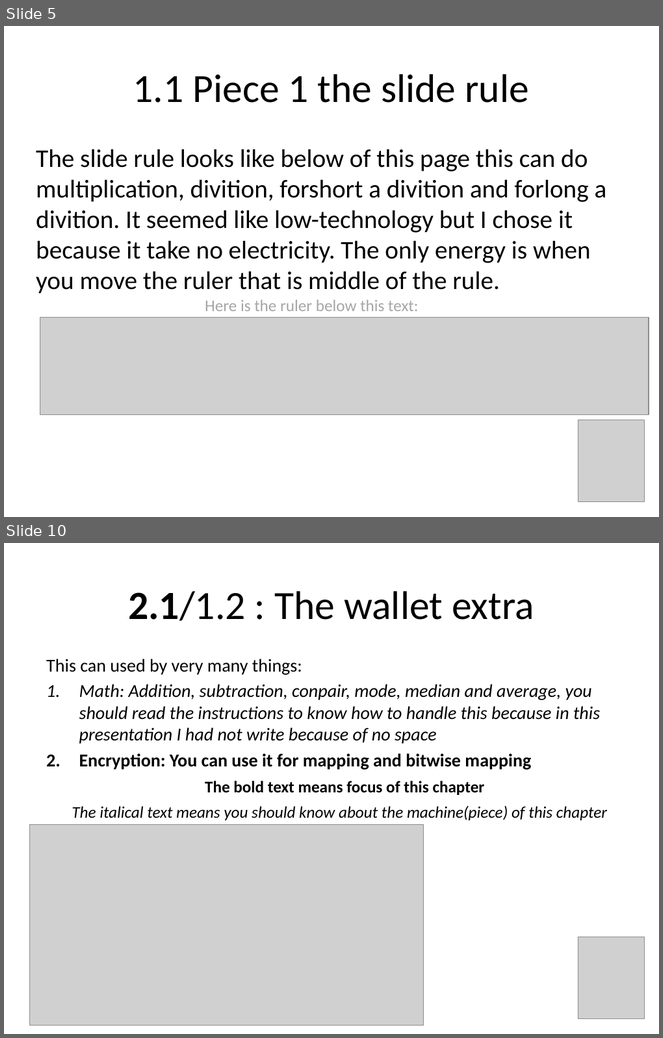
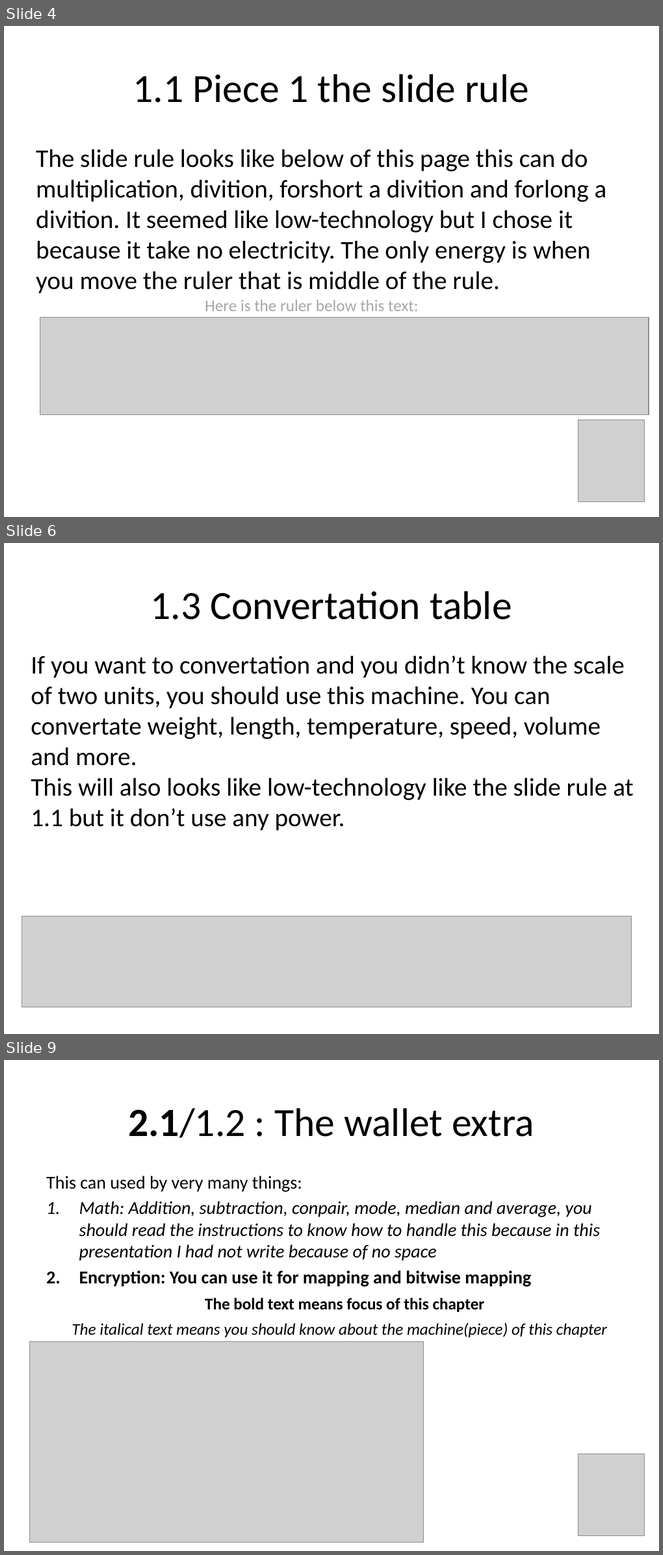
Before and after one commit to mo-mosverkstad/my_ideas, a slide deck: battery_free_computer/The_battery_free_computer.pptx. Shown one above the other, each under a label of ours: slides 5 and 10 before the commit, slides 4, 6 and 9 after it; the slides between them are not shown. The pictures are 663x1038 and 663x1555 pixels, drawn with LibreOffice and Linux fonts; fonts in the diff are those of the drawing; grey boxes stand for pictures. Boxes give left, top, right and bottom in pixels: in the first picture for what was removed or moved away, otherwise in the second. Text is boxed around its words. In the diff, an @@ line names an element or a change of style, - is before the commit and + after.

```diff
--- a/battery_free_computer/The_battery_free_computer.pptx
+++ b/battery_free_computer/The_battery_free_computer.pptx
@@ slide 6 added at (4,543,659,1034), background #FFFFFF @@
@@ title added at (151,591,512,620), 44 pt, text #000000 @@
+1.3 Convertation table
@@ text added at (31,655,633,831), 28 pt, text #000000 @@
+If you want to convertation and you didn’t know the scale of two units, you should use this machine. You can convertate weight, length, temperature, speed, volume and more.
+This will also looks like low-technology like the slide rule at 1.1 but it don’t use any power.
@@ picture added at (22,917,632,1007) @@
@@ what was slide 5 is now slide 4 @@
@@ what was slide 10 is now slide 9 @@
```
Also in this commit, not shown: 8 slides changed, 2 other slides added, 4 slides removed.
